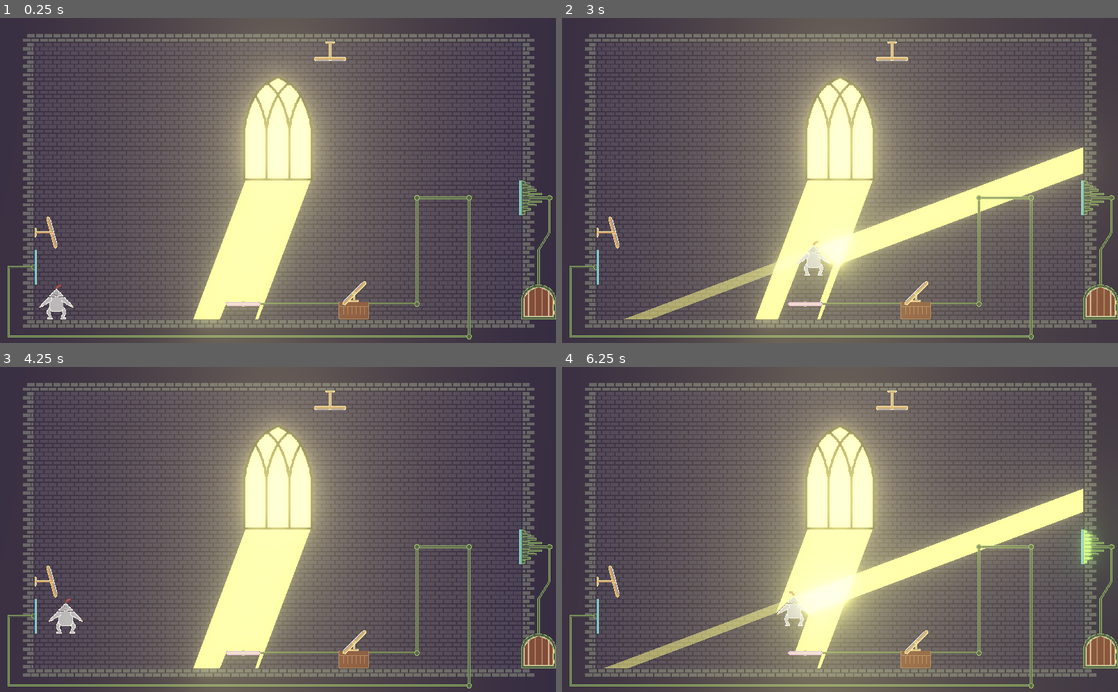
Above: before the commit, frames 1-4 (two rows, left to right).
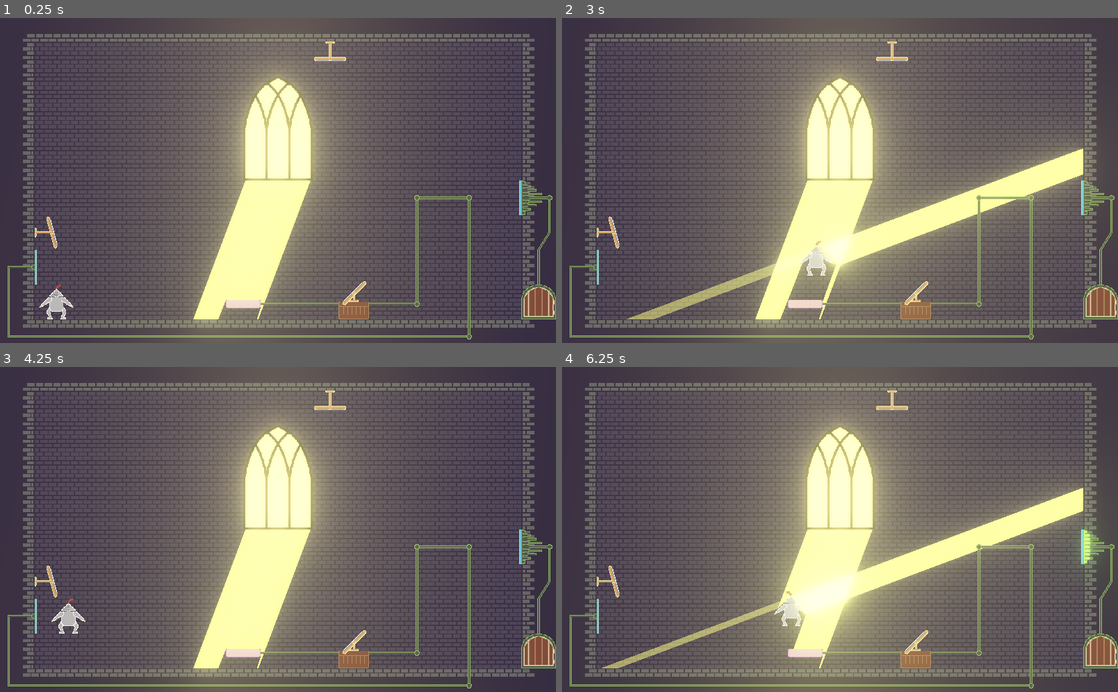
Above: after the commit, the same moments.

Repository: marc-jones/game-off-2022
Game: Godot game, scene res://nodes/levels/LevelTemplate.tscn
Same seed, same stepped clock (60 frames per second), same inputs: the game is played once before the commit and once after it. This scene is started directly instead of the project's main scene.
Inputs (mouse positions are in pixels of both pictures, inside the frame that each line leads up to):
- Up to frame 1 (0.25 s): no input
- Up to frame 2 (3 s): tap Enter at 0.5 s; move the mouse to (812, 245) at 0.52 s; hold Right (move_right) 0.53-2.03 s; tap Down (crouch) every 0.75 s from 0.6 to 2.85 s; tap Space (jump) at 0.77, 1.52, 2.75 s; move the mouse to (1006, 229) at 1.27 s; move the mouse to (673, 131) at 2.02 s; hold Left (move_left) from 2.03 s (still down); move the mouse to (867, 180) at 2.77 s
- Up to frame 3 (4.25 s): keep holding Left (move_left); tap Space (jump) at 3.02, 3.77 s; move the mouse to (194, 448) at 3.52 s; tap Down (crouch) at 3.6 s
- Up to frame 4 (6.25 s): move the mouse to (962, 513) at 4.27 s; release Left (move_left) at 4.28 s; hold Right (move_right) from 4.28 s (still down); tap Down (crouch) at 4.35, 5.1, 5.85 s; tap Space (jump) at 4.52, 6.02 s; move the mouse to (728, 545) at 5.02 s; move the mouse to (895, 458) at 5.77 s

The runs differ from the first frame. In frame 1, 0.1% of the frame differs, in the area x 39-47%, y 86-93%; in frame 2, 0.9%; in frame 3, 0.3%; in frame 4, 1.0%, in the area x 7-96%, y 37-93%.

Commit message:
Fatter platform

Diff:
--- a/nodes/Platform.tscn
+++ b/nodes/Platform.tscn
@@ -13,7 +13,7 @@
 0/autotile/bitmask_mode = 1
 0/autotile/bitmask_flags = [ Vector2( 0, 0 ), 48, Vector2( 1, 0 ), 56, Vector2( 2, 0 ), 24, Vector2( 3, 0 ), 16 ]
 0/autotile/icon_coordinate = Vector2( 0, 0 )
-0/autotile/tile_size = Vector2( 64, 8 )
+0/autotile/tile_size = Vector2( 64, 16 )
 0/autotile/spacing = 0
 0/autotile/occluder_map = [  ]
 0/autotile/navpoly_map = [  ]
@@ -29,17 +29,16 @@
 0/z_index = 0
 
 [sub_resource type="RectangleShape2D" id=2]
-extents = Vector2( 32, 4 )
+extents = Vector2( 32, 8 )
 
-[sub_resource type="CapsuleShape2D" id=3]
-radius = 3.99998
-height = 56.0
+[sub_resource type="RectangleShape2D" id=3]
+extents = Vector2( 32, 8 )
 
 [node name="Platform" type="KinematicBody2D"]
 script = ExtResource( 2 )
 
 [node name="TileMap" type="TileMap" parent="."]
-position = Vector2( -32, -4 )
+position = Vector2( -32, -8 )
 tile_set = SubResource( 1 )
 cell_size = Vector2( 64, 8 )
 format = 1
@@ -53,6 +52,4 @@
 collision_mask = 2
 
 [node name="CollisionShape2D" type="CollisionShape2D" parent="Area2D"]
-position = Vector2( 0, 4.19617e-05 )
-rotation = 1.5708
 shape = SubResource( 3 )
--- a/scripts/Platform.gd
+++ b/scripts/Platform.gd
@@ -21,4 +21,4 @@
 
 func update_collision_shapes():
 	$CollisionShape2D.shape.extents.x = width * 32
-	$Area2D/CollisionShape2D.shape.height = 56 + 64*(width-1)
+	$Area2D/CollisionShape2D.shape.extents.x = width * 32
Binary file changed: assets/platform/platform.png
